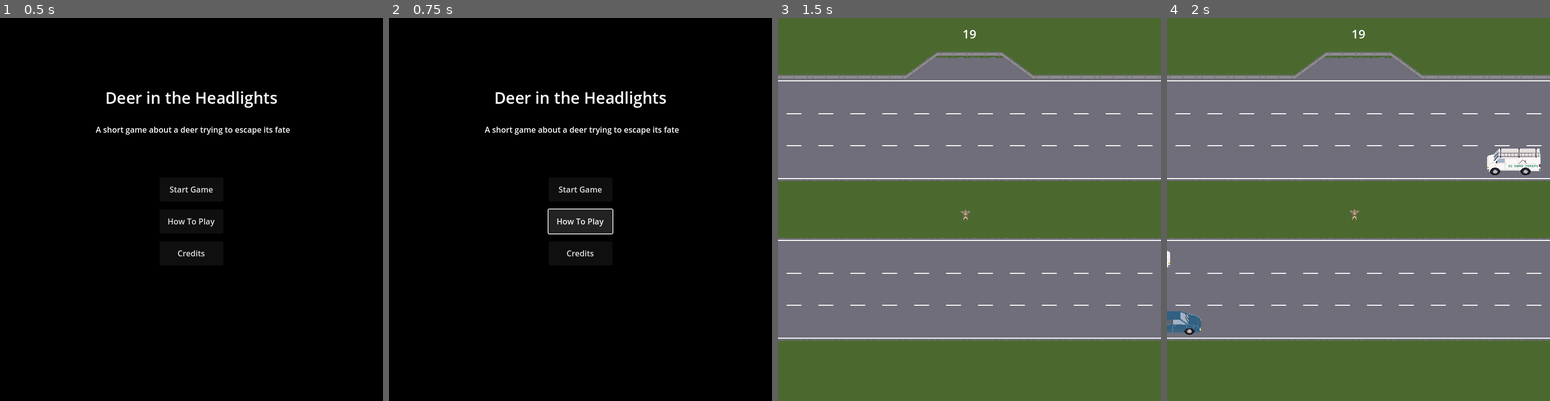
Above: before the commit, frames 1-4 (left to right).
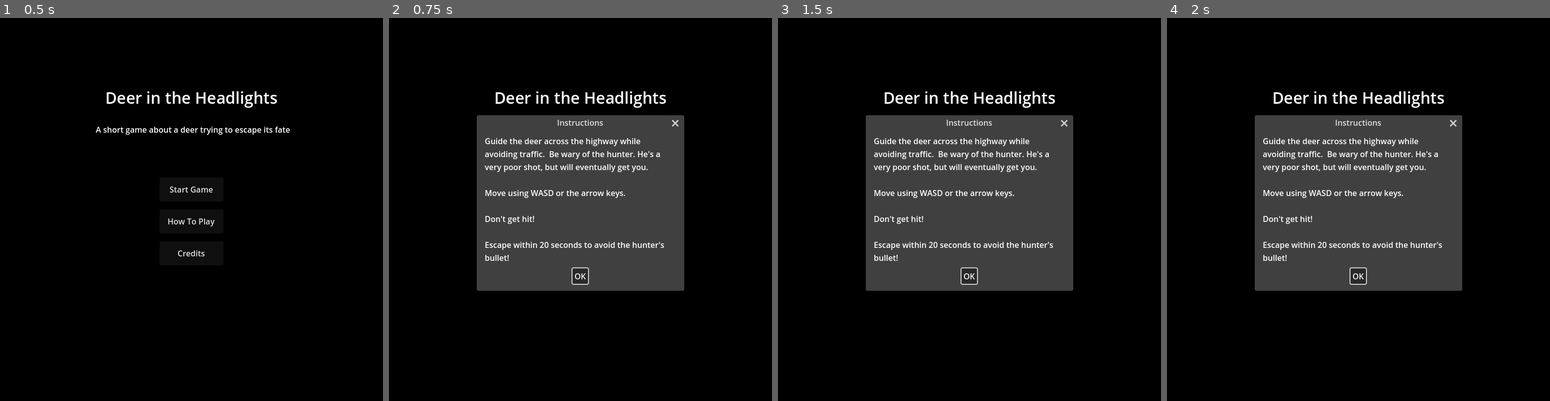
Above: after the commit, the same moments.

Repository: Pedro-T/deer-in-the-headlights
Game: Godot game, scene res://Main.tscn
The game is run twice, just before and just after one commit, with the same random seed, the same clock (stepped at 60 frames per second) and the same inputs.
Inputs:
- Up to frame 1 (0.5 s): no input
- Up to frame 2 (0.75 s): click "How To Play" at 0.5 s
- Up to frame 3 (1.5 s): click "Start Game" at 1.25 s
- Up to frame 4 (2 s): no input

Frame 1 is identical in both runs. In frame 2, 25% of the frame differs, in the area x 22-78%, y 25-72%; in frame 3, 100%, in the area x 0-100%, y 0-100%; in frame 4, 100%.

Commit message:
add basic gameplay instructions closes #8

Diff:
--- a/deer-in-the-headlights/overlay_screens/Screens.tscn
+++ b/deer-in-the-headlights/overlay_screens/Screens.tscn
@@ -80,6 +80,20 @@
 text = "A short game about a deer trying to escape its fate"
 vertical_alignment = 1
 
+[node name="InstructionsPopup" type="AcceptDialog" parent="TitleScreen"]
+oversampling_override = 1.0
+title = "Instructions"
+initial_position = 1
+size = Vector2i(400, 314)
+dialog_text = "Guide the deer across the highway while avoiding traffic.  Be wary of the hunter. He's a very poor shot, but will eventually get you.
+
+Move using WASD or the arrow keys.
+
+Don't get hit!
+
+Escape within 20 seconds to avoid the hunter's bullet!"
+dialog_autowrap = true
+
 [connection signal="pressed" from="GameOverScreen/RestartButton" to="." method="_on_title_return_button_pressed"]
 [connection signal="pressed" from="TitleScreen/StartButton" to="." method="_on_start_button_pressed"]
 [connection signal="pressed" from="TitleScreen/InstructionsButton" to="." method="_on_instructions_button_pressed"]
--- a/deer-in-the-headlights/overlay_screens/screens.gd
+++ b/deer-in-the-headlights/overlay_screens/screens.gd
@@ -14,7 +14,7 @@
 
 
 func show_instructions() -> void:
-    pass
+    $TitleScreen/InstructionsPopup.popup()
 
 func show_credits() -> void:
     pass
